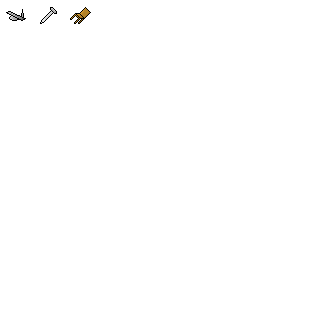
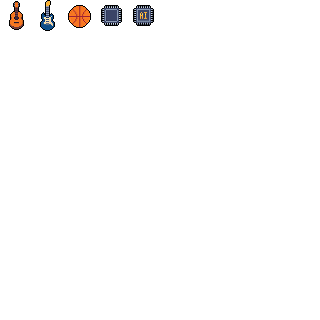
The second w=320, h=320 image is a revision of the first. Changes to its layers:
painted on "Layer 1" over 6, 0, 154, 31
